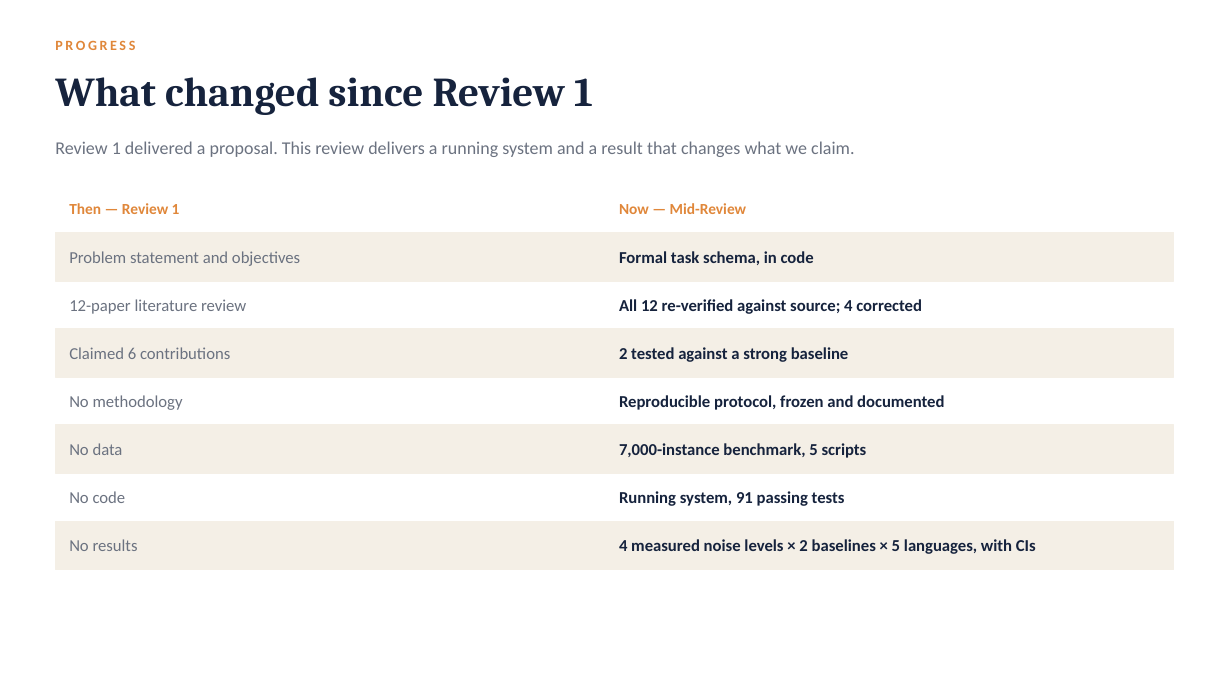
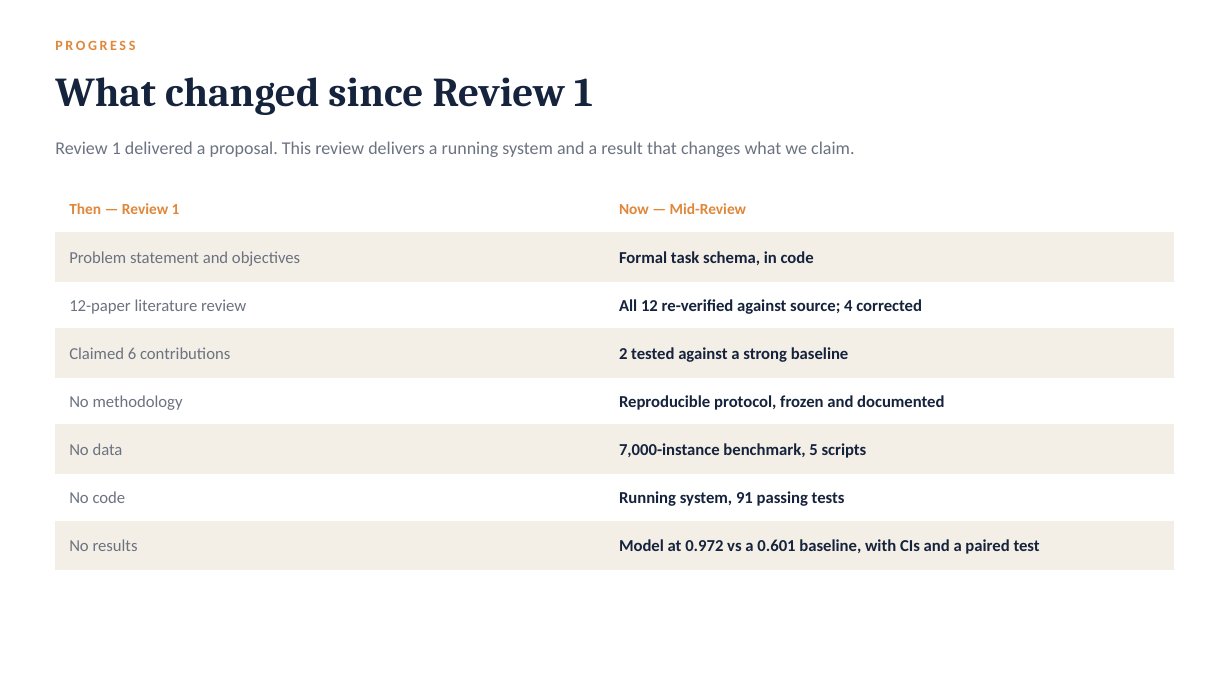
Before and after one commit to StutiArya2/kyc-nli, a slide deck: slide 2 of docs/proposal/KYC-NLI-Mid-Review.pptx. Drawn at 1232x693 pixels with LibreOffice and Linux fonts; fonts in the diff are those of the drawing. Boxes give left, top, right and bottom in pixels: in the first picture for what was removed or moved away, otherwise in the second. Text is boxed around its words. In the diff, an @@ line names an element or a change of style, - is before the commit and + after.

```diff
--- a/docs/proposal/KYC-NLI-Mid-Review.pptx
+++ b/docs/proposal/KYC-NLI-Mid-Review.pptx
@@ text at (x1=619, y1=539, x2=1040, y2=554): text changed @@
-4 measured noise levels × 2 baselines × 5 languages, with CIs
+Model at 0.972 vs a 0.601 baseline, with CIs and a paired test
```
Also in this commit, not shown: 4 other slides changed, 8 other files.
